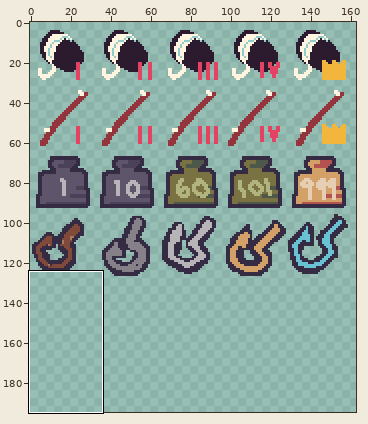
File history of a pixel-art file, res/img/items.aseprite. Above: a wide view before the commit, with the close-up outlined.
Close-up. Old version:
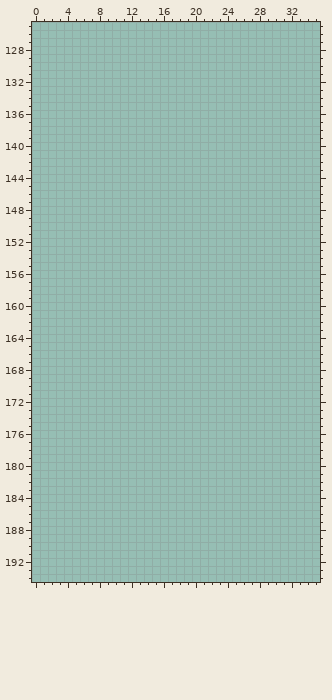
256x256 pixels, 1 frame. Shown: x 0..35, y 125..194. The wide view leaves out empty margins.
Visible layers, top first: "Layer 2", "Layer 1".
Palette (. is transparent): 
Pixels before (only the part around the change), first column x 0:
126 ....................................
127 ....................................
128 ....................................
129 ....................................
130 ....................................
131 ....................................
132 ....................................
133 ....................................
134 ....................................
135 ....................................
136 ....................................
137 ....................................
138 ....................................
139 ....................................
140 ....................................
141 ....................................
142 ....................................
143 ....................................
144 ....................................
145 ....................................
146 ....................................
147 ....................................
148 ....................................
149 ....................................
150 ....................................
151 ....................................
152 ....................................
153 ....................................
154 ....................................
155 ....................................
156 ....................................
157 ....................................
158 ....................................
159 ....................................
160 ....................................
161 ....................................
162 ....................................
163 ....................................
164 ....................................
165 ....................................
166 ....................................
167 ....................................
168 ....................................
169 ....................................
170 ....................................
171 ....................................
172 ....................................
173 ....................................
174 ....................................
175 ....................................
176 ....................................
177 ....................................
178 ....................................
179 ....................................
180 ....................................
181 ....................................
182 ....................................
183 ....................................
184 ....................................
185 ....................................
186 ....................................
187 ....................................
188 ....................................
189 ....................................
190 ....................................
191 ....................................
192 ....................................
193 ....................................
194 ....................................
New version:
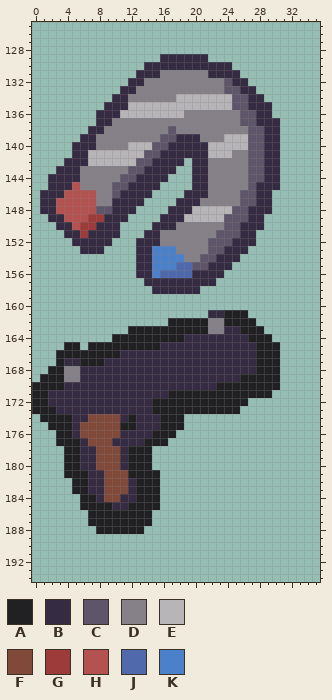
Colours new in this view: A #212123  B #352b42  C #5f556a  D #868188  E #b8b5b9  F #80493a  G #9d3b3b  H #b45252  J #5068ac  K #4b80ca
Changes in this commit:
Changed rows in their new state; - is an unchanged pixel.
Layers "Layer 2", "Layer 1":
first column x 0:
129 ----------------BBBBBB---------
130 --------------BBBBBBBBBBB------
131 -------------BBBDDDDDDBBBB-----
132 ------------BBDDDDDDDDDDCBB----
133 -----------BBDDDDDDDDDDDCCBB---
134 ----------BBDDDDDDEEEEEEECCBB--
135 ---------BBBEEEEEEEEEEEEECCBBB-
136 --------BBBEEEEEEEEDDDDDDDCCBB-
137 --------BBDDDDDDDDDDDDDDDDCCBBB
138 -------BBDDDDDDDDCDDDDDDDDDCCBB
139 ------BBDDDDDDDDCCBBBDDDEEECCBB
140 -----BBBDDDDEEECCBBBBBEEEEECCBB
141 -----BBEEEEEEECCBBBBBBEEEDDCCBB
142 ----BBBEEEEEECCBBBB-BBDDDDDCCBB
143 ---BBBDDDDDDCCBBBB--BBDDDDDCCBB
144 --BBBBDDDDDCCBBBB---BBDDDDDCCBB
145 --BBBHDDDDCCBBBB----BBDDDDDCBBB
146 -BBBHHHHDDCBBBB----BBBDDDDCCBB-
147 -BBHHHHHDDBBBB----BBBDDDDDCCBB-
148 -BBHHHHHCCBBB----BBBEEEEECCBBB-
149 --BBHHHGGBBB----BBBEEEEECCCBB--
150 ---BBHGGBBB----BBBDDDDDDCCBBB--
151 ----BBGBBBB---BBDDDDDDDCCCBB---
152 -----BBBBB---BBBDDDDDDCCCBBB---
153 ------BBB----BBKKKDDDDCCBBB----
154 -------------BBKKKKDDCCBBB-----
155 -------------BBKKKJJCCBBB------
156 -------------BBKJJJJBBBB-------
157 --------------BBBBBBBBB--------
158 ---------------BBBBBB----------
161 ----------------------BBAAA----
162 -----------------AAAAADDAAAA---
163 ------------AAAAAAAAAADDBBAAA--
164 ----------AAAAAAAAABBBBBBBBAAA-
165 ----AA-AAAAAAAAABBBBBBBBBBBBAAA
166 ---AAAAAAAABBBBBBBBBBBBBBBBBAAA
167 ---ABBAAABBBBBBBBBBBBBBBBBBBAAA
168 --AADDBBBBBBBBBBBBBBBBBBBBBBAAA
169 -AAADDBBBBBBBBBBBBBBBBBBBBAAAAA
170 AAAABBBBBBBBBBBBBBBBBBBAAAAAAAA
171 AABBBBBBBBBBBBBBBAAAAAAAAAAAAA-
172 AABBBBBBBBBBBBBAAAAAAAAAAAA----
173 AAABBBBBBBBBBBBAAAAAAAAAAA-----
174 -AAAABBFFFFBABBBAAA------------
175 --AAABFFFFFAABBBAAA------------
176 ---AABFFFFFBBBBAAA-------------
177 ---AAABFFFBBBBAAA--------------
178 ----AABBFFFBAAA----------------
179 ----AABBFFFBAAA----------------
180 ----AABBFFFBAAA----------------
181 ----AAABBFFFAAAA---------------
182 -----AABBFFFBAAA---------------
183 -----AABBFFFBAAA---------------
184 ------AABFFBBAAA---------------
185 ------AAAABBAAAA---------------
186 -------AAAAAAAA----------------
187 -------AAAAAAAA----------------
188 --------AAAAAA-----------------
